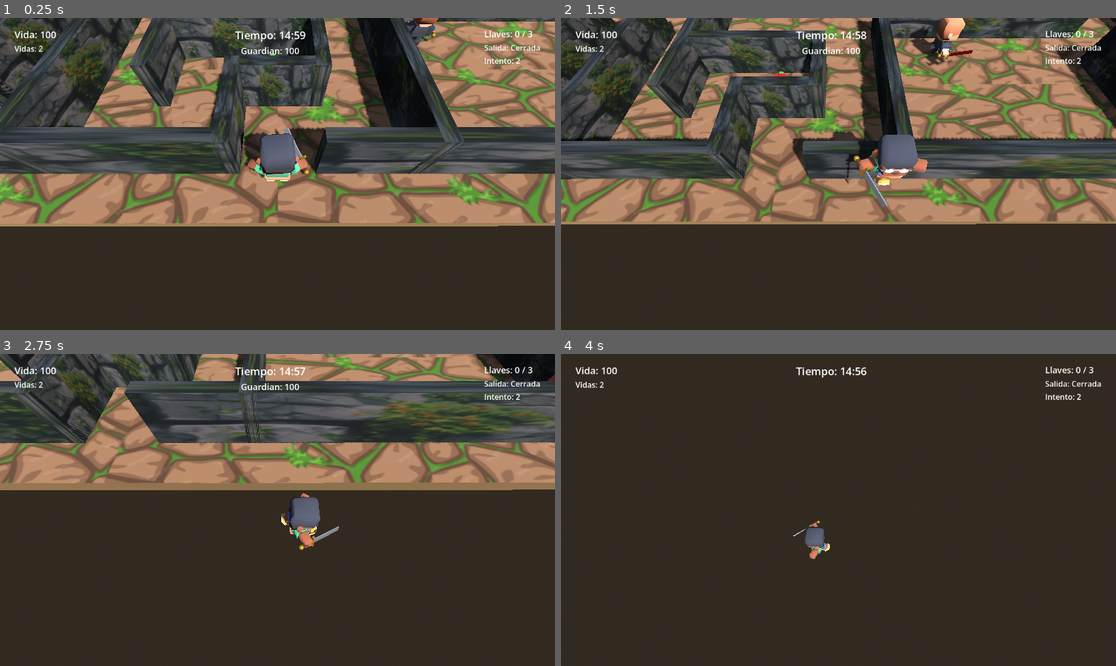
Above: before the commit, frames 1-4 (two rows, left to right).
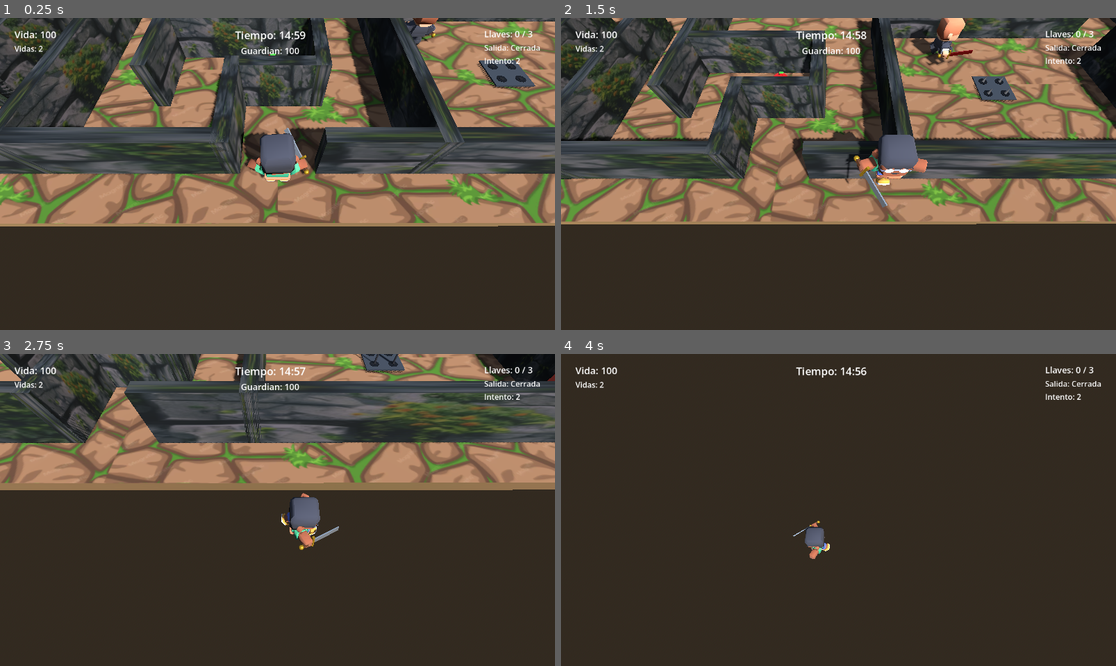
Above: after the commit, the same moments.

Repository: Carola-caicedo/Survivor-Maze-Puzzle
Game: Godot game, scene res://main.tscn
Two runs of this game, one before a commit and one after it. Both use one fixed random seed, a clock stepped at 60 frames per second and the inputs below.
Inputs:
- Up to frame 1 (0.25 s): no input
- Up to frame 2 (1.5 s): hold D (move_right) 0.53-1.28 s; hold Shift (correr) 0.53-1.28 s; tap Q (saltar) at 0.77 s; hold S (move_down) from 1.28 s (still down); tap Space (espada) at 1.35 s
- Up to frame 3 (2.75 s): tap Q (saltar) at 1.52 s; release S (move_down) at 2.03 s; hold D (move_right) from 2.03 s (still down); tap E (interactuar) at 2.1 s
- Up to frame 4 (4 s): release D (move_right) at 2.78 s; hold W (move_up) 2.78-3.53 s; tap F at 2.85 s; tap Q (saltar) at 3.02, 3.77 s; hold A (move_left) from 3.53 s (still down); hold Shift (correr) from 3.53 s (still down)

The runs differ from the first frame. In frame 1, 0.6% of the frame differs, in the area x 85-97%, y 13-23%; in frame 2, 0.5%; in frame 3, 0.4%; in frame 4, nothing differs.

Commit message:
add: nueva trampa picas emergentes

Diff:
--- a/main.tscn
+++ b/main.tscn
@@ -14,6 +14,7 @@
 [ext_resource type="Script" uid="uid://wd8flliokisc" path="res://partida.gd" id="13_ycdy4"]
 [ext_resource type="PackedScene" uid="uid://dbam43vuosh2g" path="res://hud.tscn" id="14_w48qg"]
 [ext_resource type="PackedScene" uid="uid://bts8qwxctvwti" path="res://zona_a.tscn" id="15_zona_a"]
+[ext_resource type="PackedScene" uid="uid://cx4m78v2np0k1" path="res://trampa_picas.tscn" id="16_picas"]
 [ext_resource type="PackedScene" uid="uid://bkvbn7fhpvo3x" path="res://fruta_modelo.tscn" id="20_fruta"]
 [ext_resource type="Script" uid="uid://bee5smbuw6vsf" path="res://espada_en_mano.gd" id="21_espmano"]
 
@@ -152,4 +153,21 @@
 [node name="Trampa4" parent="Trampas" unique_id=111454383 instance=ExtResource("15_zona_a")]
 transform = Transform3D(1, 0, 0, 0, 1, 0, 0, 0, 1, 1.823803, 0, -0.11999655)
 
+[node name="Picas1" parent="Trampas" unique_id=778899111 instance=ExtResource("16_picas")]
+transform = Transform3D(1, 0, 0, 0, 1, 0, 0, 0, 1, 9.824843, 0, 8.90663)
+
+[node name="Picas2" parent="Trampas" unique_id=778899112 instance=ExtResource("16_picas")]
+transform = Transform3D(1, 0, 0, 0, 1, 0, 0, 0, 1, -15.008551, 0, 6.058708)
+desfase_inicial = 1.0
+
+[node name="Picas3" parent="Trampas" unique_id=778899113 instance=ExtResource("16_picas")]
+transform = Transform3D(1, 0, 0, 0, 1, 0, 0, 0, 1, 4.3586674, 0, -9.471611)
+desfase_inicial = 0.5
+
+[node name="Picas4" parent="Trampas" unique_id=892301140 instance=ExtResource("16_picas")]
+transform = Transform3D(1, 0, 0, 0, 1, 0, 0, 0, 1, -12.270739, 0, -11.468343)
+
+[node name="Picas5" parent="Trampas" unique_id=2042541344 instance=ExtResource("16_picas")]
+transform = Transform3D(1, 0, 0, 0, 1, 0, 0, 0, 1, 17.685234, 0, -6.56625)
+
 [editable path="Guardian"]
--- /dev/null
+++ b/trampa_picas.gd
@@ -0,0 +1,139 @@
+class_name TrampaPicas
+extends Node3D
+
+enum Estado { REPOSO, ANTICIPACION, ACTIVO, RETRACCION }
+
+@export_group("Tiempos")
+@export var tiempo_reposo: float = 1.0
+@export var tiempo_anticipacion: float = 0.6
+@export var tiempo_activo: float = 1.8
+@export var tiempo_retraccion: float = 0.35
+@export var desfase_inicial: float = 0.0
+
+@export_group("Combate")
+@export var danio: int = 100
+
+@export_group("Audio")
+@export var sonido_aviso: AudioStream = null
+@export var sonido_disparo: AudioStream = null
+
+@onready var lanzas: Node3D = $Lanzas
+@onready var area_peligro: Area3D = $AreaPeligro
+@onready var colision_peligro: CollisionShape3D = $AreaPeligro/CollisionShape3D
+@onready var audio: AudioStreamPlayer3D = $AudioPeligro
+
+const Y_OCULTO: float = -1.7
+const Y_ANTICIPACION: float = -1.3
+const Y_ACTIVO: float = 0.0
+
+var estado: Estado = Estado.REPOSO
+var temporizador: float = 0.0
+var reloj_dano: float = 0.0
+var tween_movimiento: Tween = null
+
+
+func _ready() -> void:
+	lanzas.position.y = Y_OCULTO
+	colision_peligro.set_deferred("disabled", true)
+	area_peligro.body_entered.connect(_al_entrar_cuerpo)
+
+	temporizador = tiempo_reposo + desfase_inicial
+	estado = Estado.REPOSO
+
+
+func _physics_process(delta: float) -> void:
+	temporizador -= delta
+
+	if estado == Estado.ACTIVO:
+		reloj_dano -= delta
+		if reloj_dano <= 0.0:
+			_daniar_cuerpos_en_area()
+			reloj_dano = 0.5
+
+	if estado == Estado.ANTICIPACION:
+		var temblor = (randf() - 0.5) * 0.03
+		lanzas.position.x = temblor
+		lanzas.position.z = temblor
+	else:
+		lanzas.position.x = 0.0
+		lanzas.position.z = 0.0
+
+	if temporizador <= 0.0:
+		_avanzar_fase()
+
+
+func _avanzar_fase() -> void:
+	match estado:
+		Estado.REPOSO:
+			_entrar_anticipacion()
+		Estado.ANTICIPACION:
+			_entrar_activo()
+		Estado.ACTIVO:
+			_entrar_retraccion()
+		Estado.RETRACCION:
+			_entrar_reposo()
+
+
+func _entrar_reposo() -> void:
+	estado = Estado.REPOSO
+	temporizador = tiempo_reposo
+	colision_peligro.set_deferred("disabled", true)
+	_animar_altura(Y_OCULTO, 0.1, Tween.TRANS_SINE, Tween.EASE_IN)
+
+
+func _entrar_anticipacion() -> void:
+	estado = Estado.ANTICIPACION
+	temporizador = tiempo_anticipacion
+	colision_peligro.set_deferred("disabled", true)
+	_reproducir_sonido(sonido_aviso)
+	_animar_altura(Y_ANTICIPACION, 0.2, Tween.TRANS_QUAD, Tween.EASE_OUT)
+
+
+func _entrar_activo() -> void:
+	estado = Estado.ACTIVO
+	temporizador = tiempo_activo
+	reloj_dano = 0.5
+	colision_peligro.set_deferred("disabled", false)
+	_reproducir_sonido(sonido_disparo)
+	_animar_altura(Y_ACTIVO, 0.08, Tween.TRANS_BACK, Tween.EASE_OUT)
+	_daniar_cuerpos_en_area()
+
+
+func _entrar_retraccion() -> void:
+	estado = Estado.RETRACCION
+	temporizador = tiempo_retraccion
+	colision_peligro.set_deferred("disabled", true)
+	_animar_altura(Y_OCULTO, tiempo_retraccion, Tween.TRANS_QUAD, Tween.EASE_IN)
+
+
+func _animar_altura(y_objetivo: float, duracion: float, trans: Tween.TransitionType, ease_tipo: Tween.EaseType) -> void:
+	if tween_movimiento != null and tween_movimiento.is_valid():
+		tween_movimiento.kill()
+	tween_movimiento = create_tween()
+	tween_movimiento.tween_property(lanzas, "position:y", y_objetivo, duracion).set_trans(trans).set_ease(ease_tipo)
+
+
+func _al_entrar_cuerpo(cuerpo: Node3D) -> void:
+	if estado == Estado.ACTIVO:
+		_aplicar_danio(cuerpo)
+
+
+func _daniar_cuerpos_en_area() -> void:
+	for cuerpo in area_peligro.get_overlapping_bodies():
+		_aplicar_danio(cuerpo)
+
+
+func _aplicar_danio(cuerpo: Node3D) -> void:
+	if not cuerpo.is_in_group("jugador"):
+		return
+	var salud = cuerpo.get_node_or_null("Salud")
+	if salud != null and salud.has_method("recibir_golpe"):
+		salud.recibir_golpe(danio)
+
+
+func _reproducir_sonido(stream: AudioStream) -> void:
+	if audio == null:
+		return
+	if stream != null:
+		audio.stream = stream
+		audio.play()
--- /dev/null
+++ b/trampa_picas.tscn
@@ -0,0 +1,156 @@
+[gd_scene format=3 uid="uid://cx4m78v2np0k1"]
+
+[ext_resource type="Script" path="res://trampa_picas.gd" id="1_script"]
+
+[sub_resource type="StandardMaterial3D" id="Mat_BasePlaca"]
+albedo_color = Color(0.2, 0.22, 0.25, 1)
+roughness = 0.85
+
+[sub_resource type="BoxMesh" id="Mesh_BasePlaca"]
+material = SubResource("Mat_BasePlaca")
+size = Vector3(1.6, 0.04, 1.6)
+
+[sub_resource type="StandardMaterial3D" id="Mat_Disco"]
+albedo_color = Color(0.12, 0.13, 0.15, 1)
+metallic = 0.7
+roughness = 0.4
+
+[sub_resource type="CylinderMesh" id="Mesh_Disco"]
+material = SubResource("Mat_Disco")
+top_radius = 0.2
+bottom_radius = 0.2
+height = 0.02
+
+[sub_resource type="StandardMaterial3D" id="Mat_Hoyo"]
+albedo_color = Color(0.05, 0.05, 0.06, 1)
+roughness = 0.9
+
+[sub_resource type="CylinderMesh" id="Mesh_Hoyo"]
+material = SubResource("Mat_Hoyo")
+top_radius = 0.08
+bottom_radius = 0.08
+height = 0.025
+
+[sub_resource type="StandardMaterial3D" id="Mat_Asta"]
+albedo_color = Color(0.28, 0.28, 0.3, 1)
+metallic = 0.6
+roughness = 0.5
+
+[sub_resource type="CylinderMesh" id="Mesh_Asta"]
+material = SubResource("Mat_Asta")
+top_radius = 0.04
+bottom_radius = 0.04
+height = 1.3
+
+[sub_resource type="StandardMaterial3D" id="Mat_Punta"]
+albedo_color = Color(0.9, 0.92, 0.95, 1)
+metallic = 0.95
+roughness = 0.15
+
+[sub_resource type="CylinderMesh" id="Mesh_Punta"]
+material = SubResource("Mat_Punta")
+top_radius = 0.001
+bottom_radius = 0.08
+height = 0.35
+
+[sub_resource type="BoxShape3D" id="BoxShape3D_peligro"]
+size = Vector3(1.5, 1.6, 1.5)
+
+[node name="TrampaPicas" type="Node3D" unique_id=892301140]
+script = ExtResource("1_script")
+
+[node name="BasePlaca" type="MeshInstance3D" parent="." unique_id=892301141]
+transform = Transform3D(1, 0, 0, 0, 1, 0, 0, 0, 1, 0, 0.02, 0)
+mesh = SubResource("Mesh_BasePlaca")
+
+[node name="Discos" type="Node3D" parent="." unique_id=892301142]
+transform = Transform3D(1, 0, 0, 0, 1, 0, 0, 0, 1, 0, 0.04, 0)
+
+[node name="Disco1" type="MeshInstance3D" parent="Discos" unique_id=892301143]
+transform = Transform3D(1, 0, 0, 0, 1, 0, 0, 0, 1, -0.4, 0, -0.4)
+mesh = SubResource("Mesh_Disco")
+
+[node name="Hoyo" type="MeshInstance3D" parent="Discos/Disco1" unique_id=892301144]
+transform = Transform3D(1, 0, 0, 0, 1, 0, 0, 0, 1, 0, 0.005, 0)
+mesh = SubResource("Mesh_Hoyo")
+
+[node name="Disco2" type="MeshInstance3D" parent="Discos" unique_id=892301145]
+transform = Transform3D(1, 0, 0, 0, 1, 0, 0, 0, 1, 0.4, 0, -0.4)
+mesh = SubResource("Mesh_Disco")
+
+[node name="Hoyo" type="MeshInstance3D" parent="Discos/Disco2" unique_id=892301146]
+transform = Transform3D(1, 0, 0, 0, 1, 0, 0, 0, 1, 0, 0.005, 0)
+mesh = SubResource("Mesh_Hoyo")
+
+[node name="Disco3" type="MeshInstance3D" parent="Discos" unique_id=892301147]
+transform = Transform3D(1, 0, 0, 0, 1, 0, 0, 0, 1, -0.4, 0, 0.4)
+mesh = SubResource("Mesh_Disco")
+
+[node name="Hoyo" type="MeshInstance3D" parent="Discos/Disco3" unique_id=892301148]
+transform = Transform3D(1, 0, 0, 0, 1, 0, 0, 0, 1, 0, 0.005, 0)
+mesh = SubResource("Mesh_Hoyo")
+
+[node name="Disco4" type="MeshInstance3D" parent="Discos" unique_id=892301149]
+transform = Transform3D(1, 0, 0, 0, 1, 0, 0, 0, 1, 0.4, 0, 0.4)
+mesh = SubResource("Mesh_Disco")
+
+[node name="Hoyo" type="MeshInstance3D" parent="Discos/Disco4" unique_id=892301150]
+transform = Transform3D(1, 0, 0, 0, 1, 0, 0, 0, 1, 0, 0.005, 0)
+mesh = SubResource("Mesh_Hoyo")
+
+[node name="Lanzas" type="Node3D" parent="." unique_id=892301151]
+transform = Transform3D(1, 0, 0, 0, 1, 0, 0, 0, 1, 0, -1.7, 0)
+
+[node name="Lanza1" type="Node3D" parent="Lanzas" unique_id=892301152]
+transform = Transform3D(1, 0, 0, 0, 1, 0, 0, 0, 1, -0.4, 0, -0.4)
+
+[node name="Asta" type="MeshInstance3D" parent="Lanzas/Lanza1" unique_id=892301153]
+transform = Transform3D(1, 0, 0, 0, 1, 0, 0, 0, 1, 0, 0.65, 0)
+mesh = SubResource("Mesh_Asta")
+
+[node name="Punta" type="MeshInstance3D" parent="Lanzas/Lanza1" unique_id=892301154]
+transform = Transform3D(1, 0, 0, 0, 1, 0, 0, 0, 1, 0, 1.475, 0)
+mesh = SubResource("Mesh_Punta")
+
+[node name="Lanza2" type="Node3D" parent="Lanzas" unique_id=892301155]
+transform = Transform3D(1, 0, 0, 0, 1, 0, 0, 0, 1, 0.4, 0, -0.4)
+
+[node name="Asta" type="MeshInstance3D" parent="Lanzas/Lanza2" unique_id=892301156]
+transform = Transform3D(1, 0, 0, 0, 1, 0, 0, 0, 1, 0, 0.65, 0)
+mesh = SubResource("Mesh_Asta")
+
+[node name="Punta" type="MeshInstance3D" parent="Lanzas/Lanza2" unique_id=892301157]
+transform = Transform3D(1, 0, 0, 0, 1, 0, 0, 0, 1, 0, 1.475, 0)
+mesh = SubResource("Mesh_Punta")
+
+[node name="Lanza3" type="Node3D" parent="Lanzas" unique_id=892301158]
+transform = Transform3D(1, 0, 0, 0, 1, 0, 0, 0, 1, -0.4, 0, 0.4)
+
+[node name="Asta" type="MeshInstance3D" parent="Lanzas/Lanza3" unique_id=892301159]
+transform = Transform3D(1, 0, 0, 0, 1, 0, 0, 0, 1, 0, 0.65, 0)
+mesh = SubResource("Mesh_Asta")
+
+[node name="Punta" type="MeshInstance3D" parent="Lanzas/Lanza3" unique_id=892301160]
+transform = Transform3D(1, 0, 0, 0, 1, 0, 0, 0, 1, 0, 1.475, 0)
+mesh = SubResource("Mesh_Punta")
+
+[node name="Lanza4" type="Node3D" parent="Lanzas" unique_id=892301161]
+transform = Transform3D(1, 0, 0, 0, 1, 0, 0, 0, 1, 0.4, 0, 0.4)
+
+[node name="Asta" type="MeshInstance3D" parent="Lanzas/Lanza4" unique_id=892301162]
+transform = Transform3D(1, 0, 0, 0, 1, 0, 0, 0, 1, 0, 0.65, 0)
+mesh = SubResource("Mesh_Asta")
+
+[node name="Punta" type="MeshInstance3D" parent="Lanzas/Lanza4" unique_id=892301163]
+transform = Transform3D(1, 0, 0, 0, 1, 0, 0, 0, 1, 0, 1.475, 0)
+mesh = SubResource("Mesh_Punta")
+
+[node name="AreaPeligro" type="Area3D" parent="." unique_id=892301164]
+transform = Transform3D(1, 0, 0, 0, 1, 0, 0, 0, 1, 0, 0.85, 0)
+
+[node name="CollisionShape3D" type="CollisionShape3D" parent="AreaPeligro" unique_id=892301165]
+shape = SubResource("BoxShape3D_peligro")
+
+[node name="AudioPeligro" type="AudioStreamPlayer3D" parent="." unique_id=892301166]
+transform = Transform3D(1, 0, 0, 0, 1, 0, 0, 0, 1, 0, 0.5, 0)
+max_distance = 20.0
Not shown, added: trampa_picas.gd.uid
